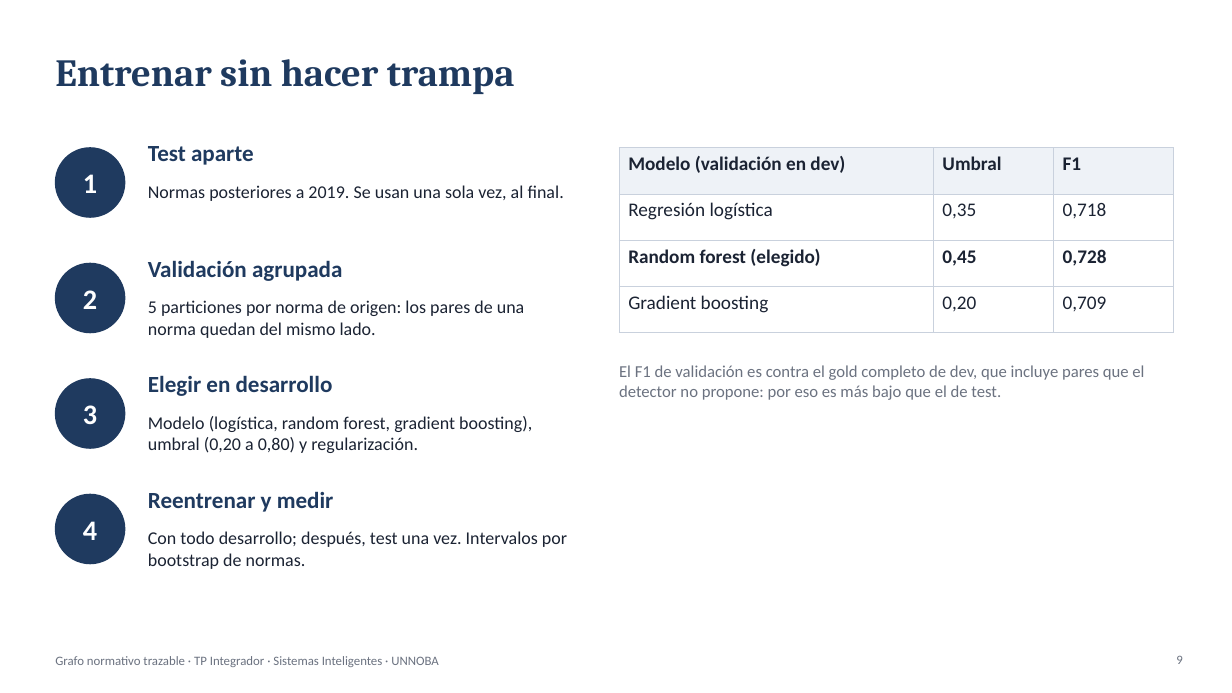
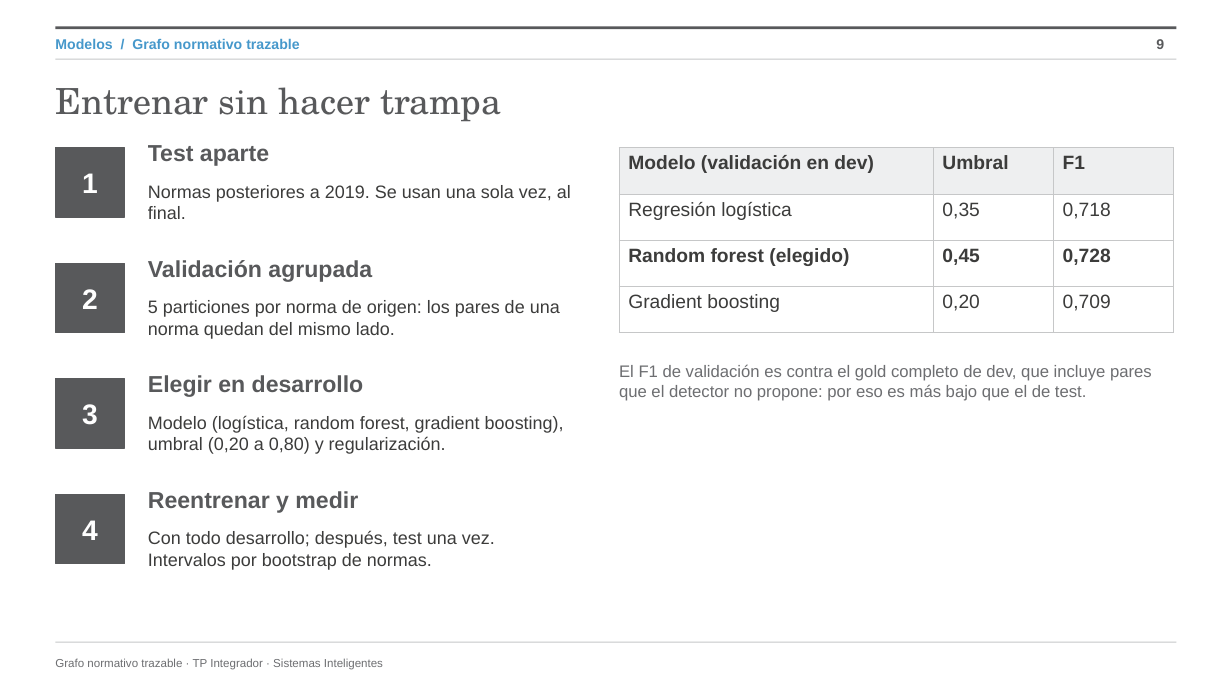
Before and after one commit to JuampiJPT/grafo-legal, a slide deck: slide 9 of docs/presentacion/presentacion_coloquio.pptx. Drawn at 1232x693 pixels with LibreOffice and Linux fonts; fonts in the diff are those of the drawing; background and template pictures are left out. Boxes give left, top, right and bottom in pixels: in the first picture for what was removed or moved away, otherwise in the second. Text is boxed around its words. In the diff, an @@ line names an element or a change of style, - is before the commit and + after.

Commit message:
Presentación con la identidad UNNOBA del manual (B74)

```diff
--- a/docs/presentacion/presentacion_coloquio.pptx
+++ b/docs/presentacion/presentacion_coloquio.pptx
@@ line added from (55, 28) to (1177, 28), #58595B 2.25 pt @@
@@ line added from (55, 59) to (1177, 59), #C6C7C8 0.75 pt @@
@@ text added at [55,38,299,49], 11 pt, text #4698CB, bold @@
+Modelos / Grafo normativo trazable
@@ page number: place and size @@
-page number at [1176,656,1182,664]
+page number at [1156,39,1164,49]
@@ page number at [1156,39,1164,49]: size 10 to 11 pt, font Calibri to Arial, text colour #6B7280 to #58595B, bold on @@
@@ title "Entrenar sin hacer trampa": place and size @@
-title "Entrenar sin hacer trampa" at [55,59,515,94]
+title "Entrenar sin hacer trampa" at [55,87,501,122]
@@ title "Entrenar sin hacer trampa" at [55,87,501,122]: size 30 to 28 pt, font Cambria to TeX Gyre Schola, text colour #1F3A5F to #58595B, bold off @@
@@ ellipse removed at [55,148,125,217] @@
@@ rectangle added at [55,148,125,217], fill #58595B, outline #58595B 1 pt @@
@@ table at [619,148,1174,316] @@
@@ fill #EEF2F7 to #EEEFF0 in row 1 @@
@@ font Calibri to Arial, text colour #1B2333 to #3C3C3B @@
@@ borders changed @@
@@ ellipse removed at [55,263,125,333] @@
@@ rectangle added at [55,263,125,333], fill #58595B, outline #58595B 1 pt @@
@@ ellipse removed at [55,379,125,448] @@
@@ rectangle added at [55,379,125,448], fill #58595B, outline #58595B 1 pt @@
@@ text "El F1 de validación es ..." at [619,364,1152,401]: font Calibri to Arial, text colour #6B7280 to #6D6E71 @@
@@ font Calibri to Arial in 4 elements at [82,173,98,193], [82,289,98,309], [82,404,98,425], [82,520,98,540] @@
@@ ellipse removed at [55,494,125,564] @@
@@ rectangle added at [55,494,125,564], fill #58595B, outline #58595B 1 pt @@
@@ font Calibri to Arial, text colour #1F3A5F to #58595B in 4 elements at [148,145,269,166], [148,260,372,282], [148,375,364,397], [148,491,358,513] @@
@@ font Calibri to Arial, text colour #1B2333 to #3C3C3B in 4 elements at [148,185,571,219], [148,300,560,339], [148,415,564,454], [148,530,495,570] @@
@@ text at [55,658,383,670]: text changed; size 10 to 9 pt; font Calibri to Arial; text colour #6B7280 to #6D6E71 @@
-Grafo normativo trazable · TP Integrador · Sistemas Inteligentes · UNNOBA
+Grafo normativo trazable · TP Integrador · Sistemas Inteligentes
@@ line added from (55, 642) to (1177, 642), #C6C7C8 0.75 pt @@
```
Also in this commit, not shown: 20 other slides changed, 6 other files.
